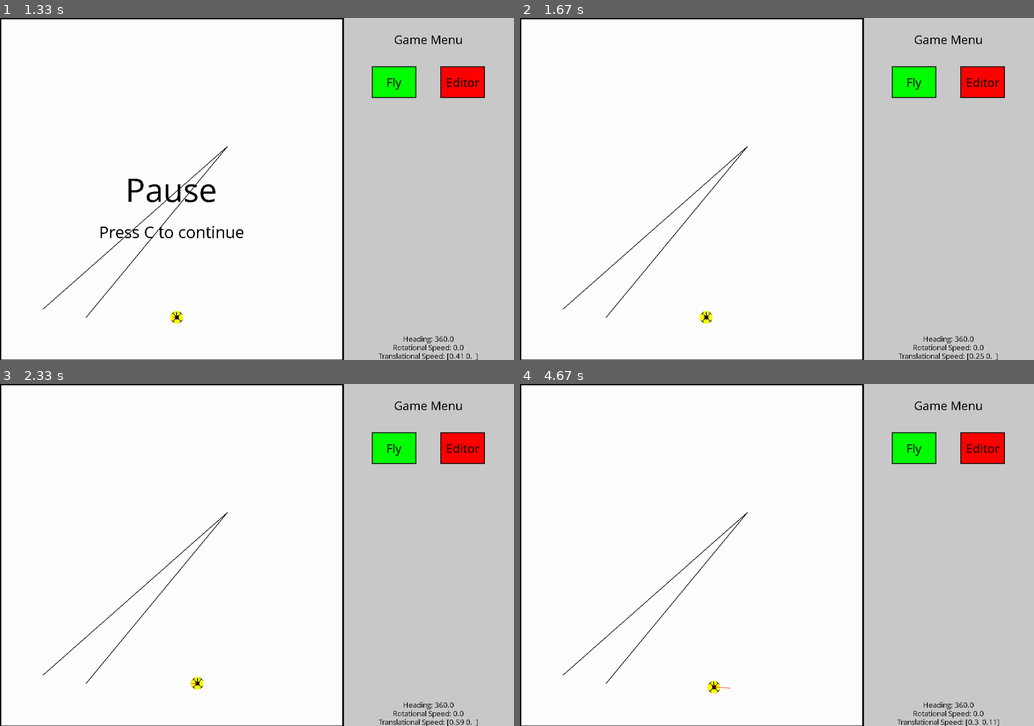
Above: before the commit, frames 1-4 (two rows, left to right).
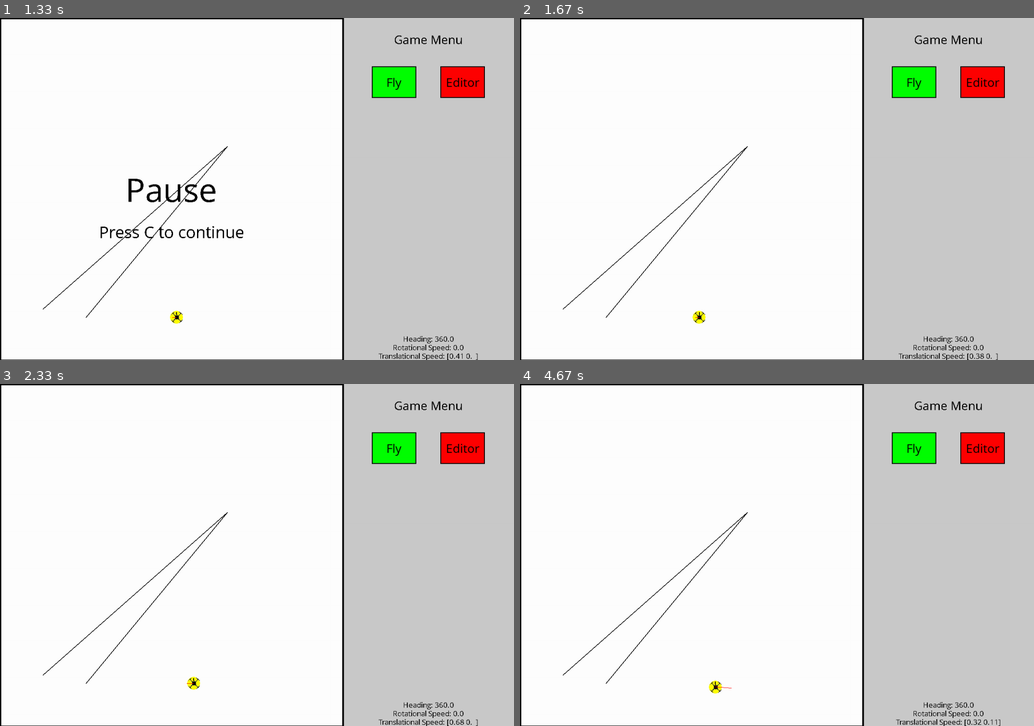
Above: after the commit, the same moments.

Repository: Erikx3/2D_Pygame_Drone_Simulation
Game: pygame game, started from main.py
Same seed, same stepped clock (60 frames per second), same inputs: the game is played once before the commit and once after it.
Inputs (mouse positions are in pixels of both pictures, inside the frame that each line leads up to):
- Up to frame 1 (1.33 s): hold Right 0.33-0.8 s; move the mouse to (236, 202) at 0.37 s; tap P at 0.83 s
- Up to frame 2 (1.67 s): tap C at 1.5 s
- Up to frame 3 (2.33 s): hold Right 1.83-2.3 s
- Up to frame 4 (4.67 s): hold Left 2.33-2.87 s; hold Down 2.9-3.2 s; hold Left 3.23-3.63 s; hold Up 3.67-4.03 s; hold Right from 4.07 s (still down)

Frame 1 is identical in both runs. In frame 2, 0.1% of the frame differs, in the area x 33-91%, y 85-100%; in frame 3, 0.1%; in frame 4, 0.3%, in the area x 36-94%, y 86-100%.

Commit message:
Fix pause funtion

Diff:
--- a/environment.py
+++ b/environment.py
@@ -40,6 +40,7 @@
         self.paused = False
         self.flying = True
         self.editor = False
+        self.pause_text = 'Pause'
         # Create help variables
         self.MENU_MID_COORD = self.PLAYGROUND_WIDTH + (self.SCREEN_WIDTH - self.PLAYGROUND_WIDTH) / 2
         # Create buttons for menu later
@@ -97,6 +98,7 @@
     def draw_environment(self):
         self.screen.fill(self.WHITE)
         self.create_game_menu()
+        self.draw_pause()
 
     def display_text(self, text: str, pos, fontsize: int = 12, align: str = 'center') -> None:
         """
@@ -159,20 +161,14 @@
             self.running = False
             self.paused = False
 
+    def draw_pause(self):
+        if self.paused:
+            self.display_text(self.pause_text, (self.PLAYGROUND_WIDTH / 2, self.SCREEN_HEIGHT / 2), 80)
+            self.display_text("Press C to continue", (self.PLAYGROUND_WIDTH / 2, self.SCREEN_HEIGHT / 2 + 100), 40)
+
     def pause(self, text):
         self.paused = True
-
-        while self.paused:
-            for event in pygame.event.get():
-                self.check_quit_event(event)
-                if event.type == pygame.KEYDOWN:
-                    if event.key == pygame.K_c:
-                        self.paused = False
-
-            self.display_text(text, (self.PLAYGROUND_WIDTH / 2, self.SCREEN_HEIGHT / 2), 80)
-            self.display_text("Press C to continue", (self.PLAYGROUND_WIDTH / 2, self.SCREEN_HEIGHT / 2 + 100), 40)
-            # Update the display
-            pygame.display.flip()
+        self.pause_text = text
 
 
 class Button:
--- a/main.py
+++ b/main.py
@@ -40,7 +40,7 @@
         obstacles.draw_all_obstacles()
 
         # Only Update Drone, if game is in flying mode
-        if env.flying and ~env.paused:
+        if env.flying and not env.paused:
             # Check for collision
             drone.check_collision(obstacles.all_obstacles)
             # Update Physics
